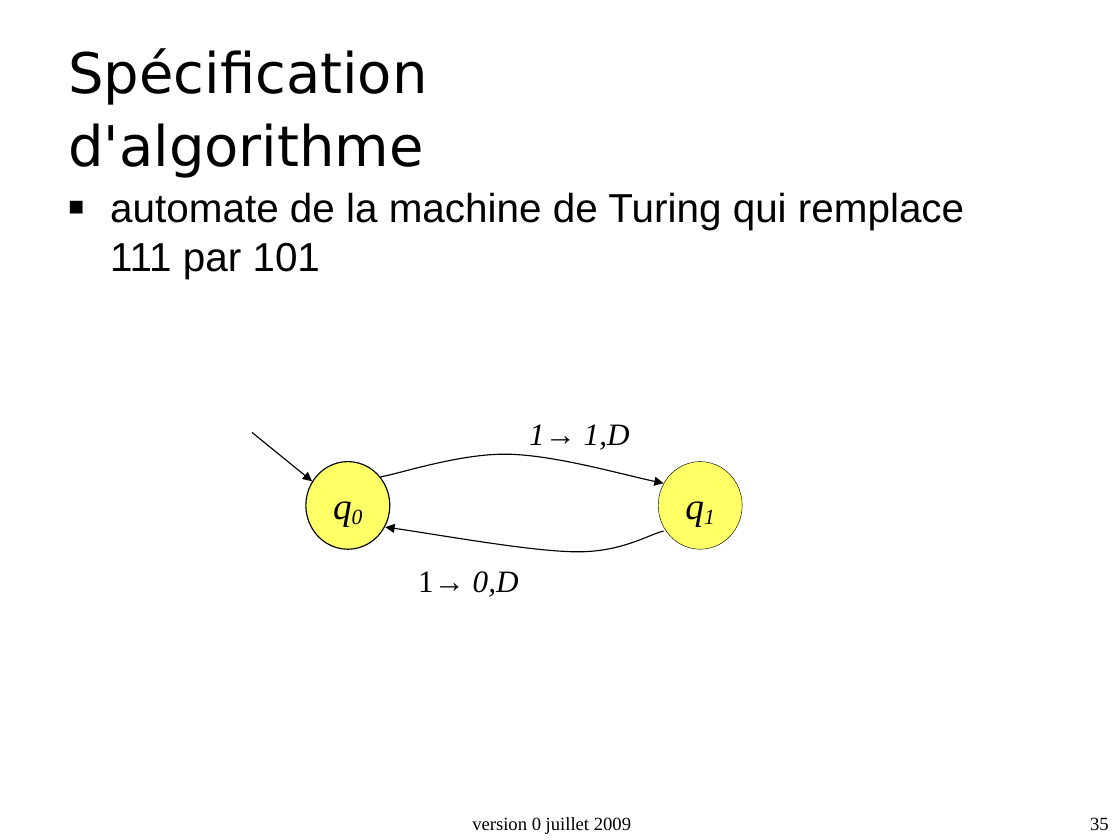
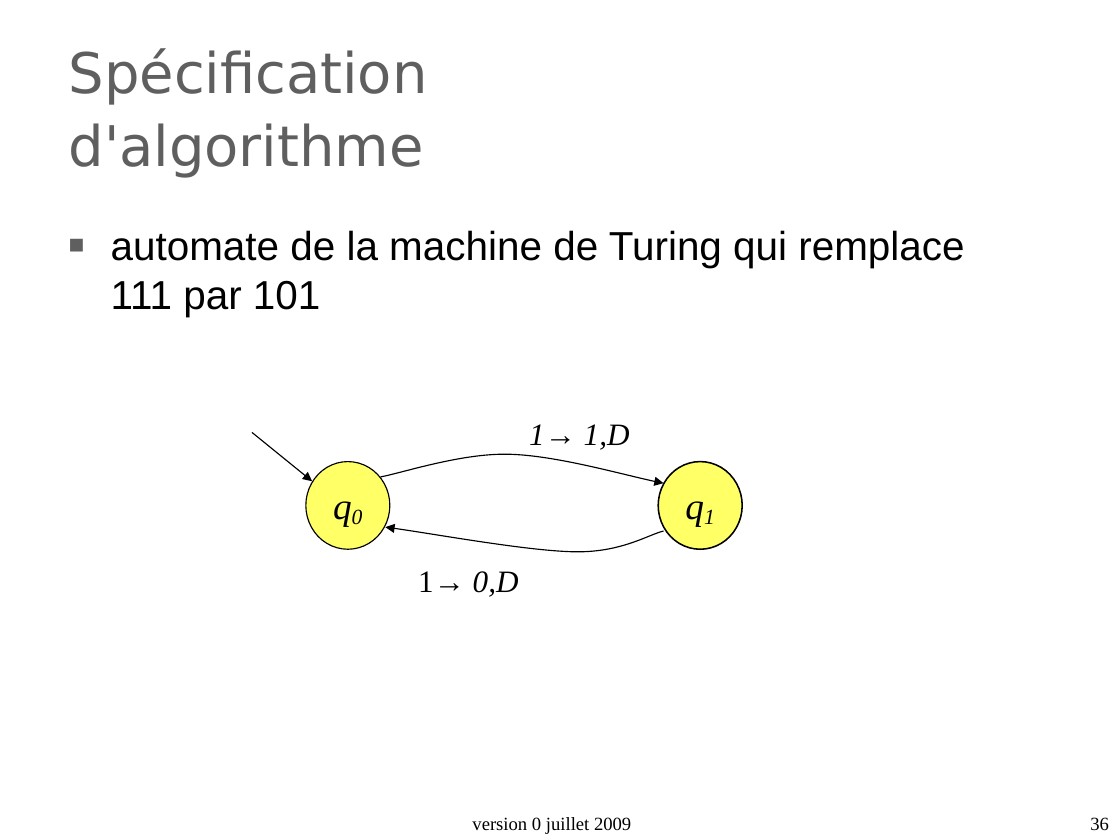
Before and after one commit to duanegris/texts, a slide deck: slide 36 of isi1/slides/2_architecture_machine.ppt (slide 35 before the commit). Drawn at 1120x840 pixels with LibreOffice and Linux fonts; fonts in the diff are those of the drawing; background and template pictures are left out. Boxes give left, top, right and bottom in pixels: in the first picture for what was removed or moved away, otherwise in the second. Text is boxed around its words. In the diff, an @@ line names an element or a change of style, - is before the commit and + after.

```diff
--- a/isi1/slides/2_architecture_machine.ppt
+++ b/isi1/slides/2_architecture_machine.ppt
@@ title "Spécification d'algorithme" at (x1=69, y1=48, x2=428, y2=178): text colour #000000 to #5F5F5F @@
@@ text "automate de la machine de ..." moved from (x1=110, y1=192, x2=964, y2=278) to (x1=111, y1=230, x2=964, y2=317) @@
@@ text "automate de la machine de ..." at (x1=111, y1=230, x2=964, y2=317): indent changed; bullet colour #000000 to #5F5F5F @@
@@ ellipse "q1" at (x1=659, y1=461, x2=743, y2=549): outline #000000 0.28 pt to #000000 0.99 pt @@
@@ page number at (x1=1090, y1=817, x2=1109, y2=831): text changed @@
-35
+36
```
Also in this commit, not shown: 32 other slides changed, 6 slides added, 2 slides removed, 1 other file.
